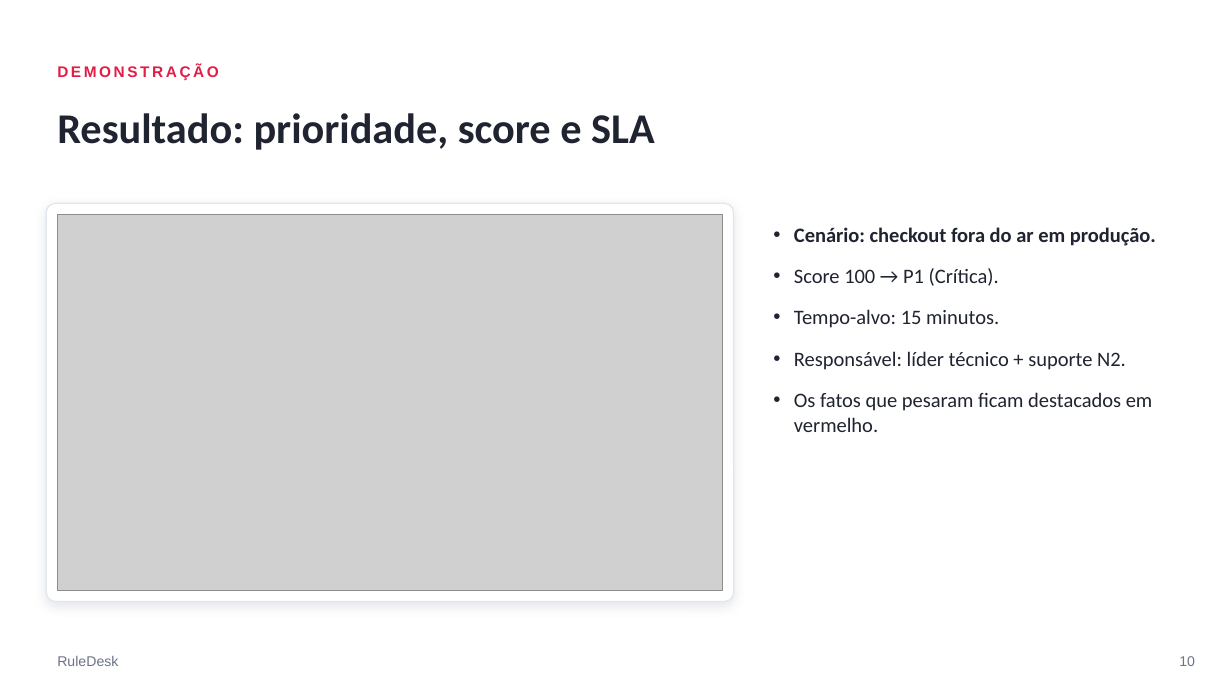
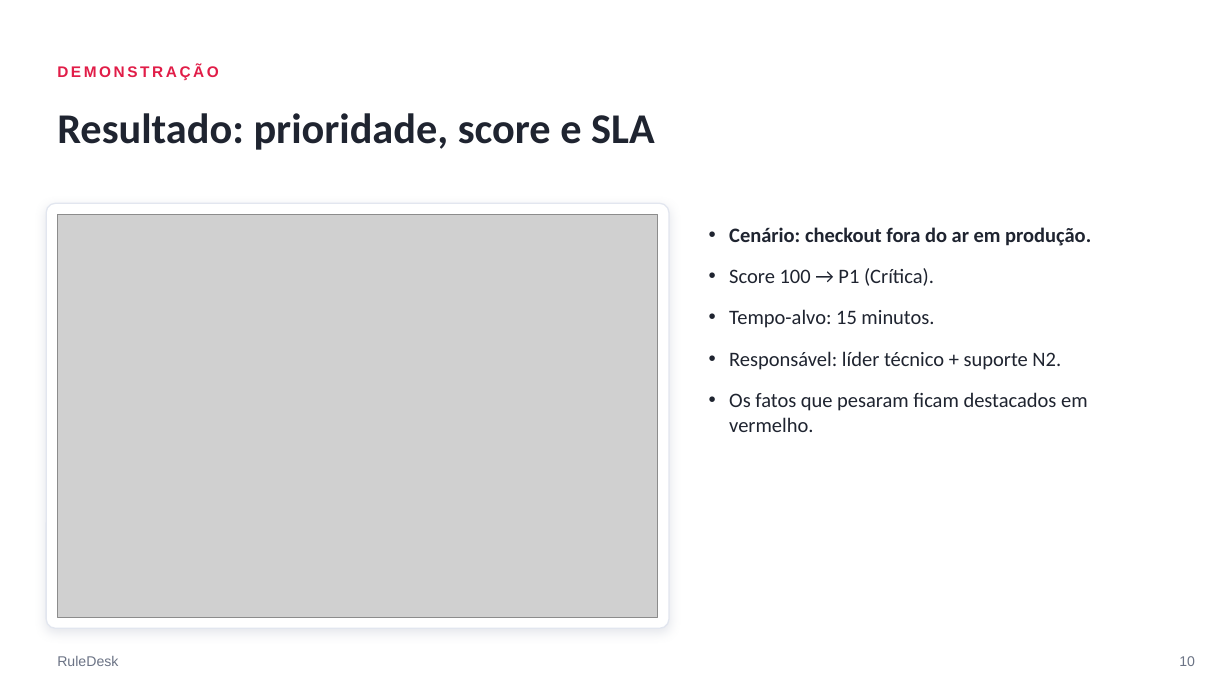
Before and after one commit to Guirenzo/ruledesk, a slide deck: slide 10 of outputs/apresentacao-ruledesk.pptx. Drawn at 1232x693 pixels with LibreOffice and Linux fonts; fonts in the diff are those of the drawing; grey boxes stand for pictures. Boxes give left, top, right and bottom in pixels: in the first picture for what was removed or moved away, otherwise in the second. Text is boxed around its words. In the diff, an @@ line names an element or a change of style, - is before the commit and + after.

```diff
--- a/outputs/apresentacao-ruledesk.pptx
+++ b/outputs/apresentacao-ruledesk.pptx
@@ rounded rectangle: place and size @@
-rounded rectangle at [46, 203, 734, 602]
+rounded rectangle at [46, 203, 669, 628]
@@ rounded rectangle at [46, 203, 669, 628]: proportions changed @@
@@ picture: place and size @@
-picture at [57, 214, 723, 591]
+picture at [57, 214, 658, 617]
@@ text "Cenário: checkout fora do ar ...": place and size @@
-text "Cenário: checkout fora do ar ..." at [794, 227, 1156, 432]
+text "Cenário: checkout fora do ar ..." at [729, 227, 1091, 432]
```
Also in this commit, not shown: 3 other slides changed, 1 other file.
